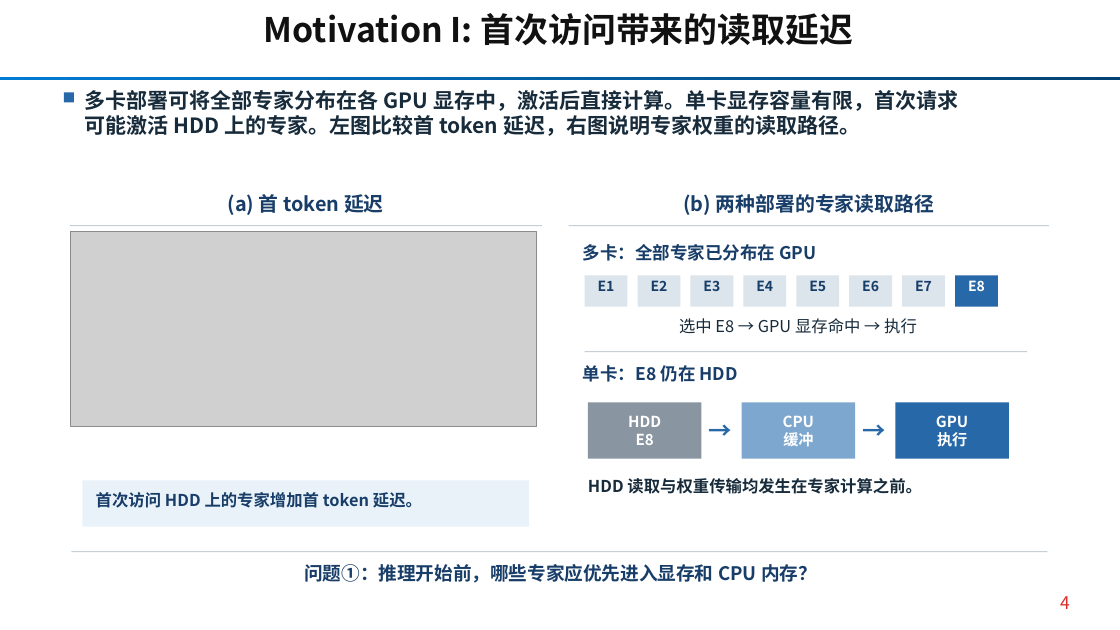
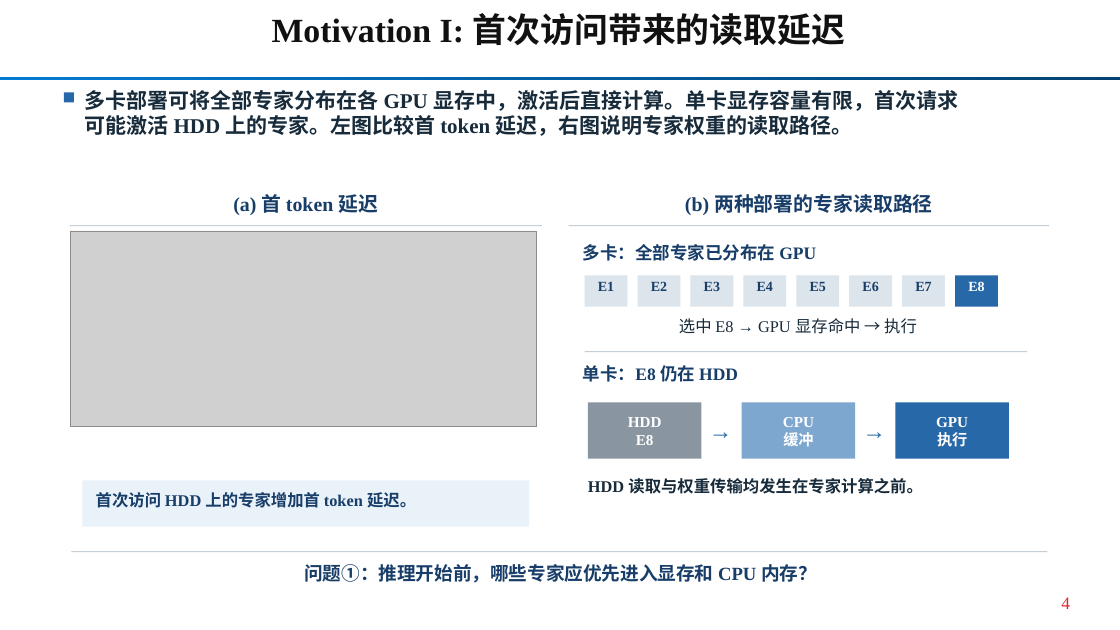
Before and after one commit to Kirihara-Yun/mecc_package, a slide deck: slide 4 of mecc_package/paper/current/MECC_HPCA_current.pptx. Drawn at 1120x630 pixels with LibreOffice and Linux fonts; fonts in the diff are those of the drawing; grey boxes stand for pictures. Boxes give left, top, right and bottom in pixels: in the first picture for what was removed or moved away, otherwise in the second. Text is boxed around its words. In the diff, an @@ line names an element or a change of style, - is before the commit and + after.

Commit message:
design: restyle MECC talk figures with paper-style hatching and serif fonts

```diff
--- a/mecc_package/paper/current/MECC_HPCA_current.pptx
+++ b/mecc_package/paper/current/MECC_HPCA_current.pptx
@@ font Noto Sans CJK SC to Times New Roman in 24 elements at [272,13,845,45], [85,90,958,136], [1061,597,1070,609], [233,194,378,215], [685,194,933,215], [96,492,416,508], [304,564,817,583], [583,244,816,261], [598,282,614,291], [651,281,667,291], [704,282,720,291], [757,282,773,291], [810,282,826,291], [862,282,878,291], [915,282,931,291], [968,281,984,291], [679,318,917,334], [583,365,738,382], [628,417,662,445], [783,417,814,446], [936,417,968,447], [588,478,923,494], [707,417,735,446], [860,417,889,446] @@
```
Also in this commit, not shown: 16 other slides changed, 43 other files.
